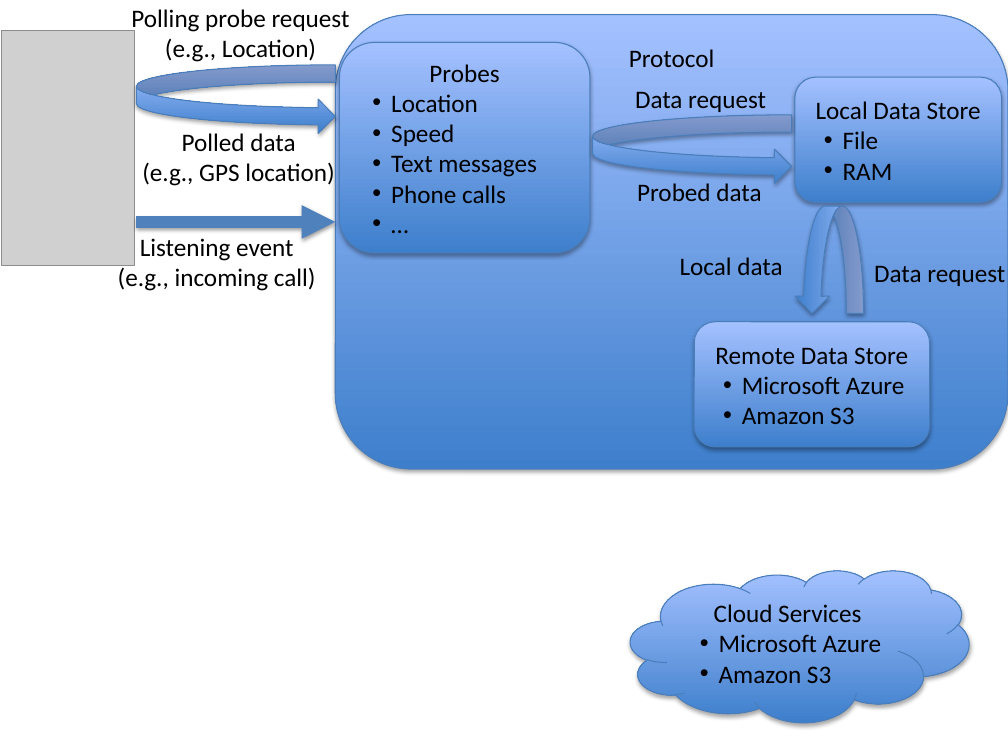
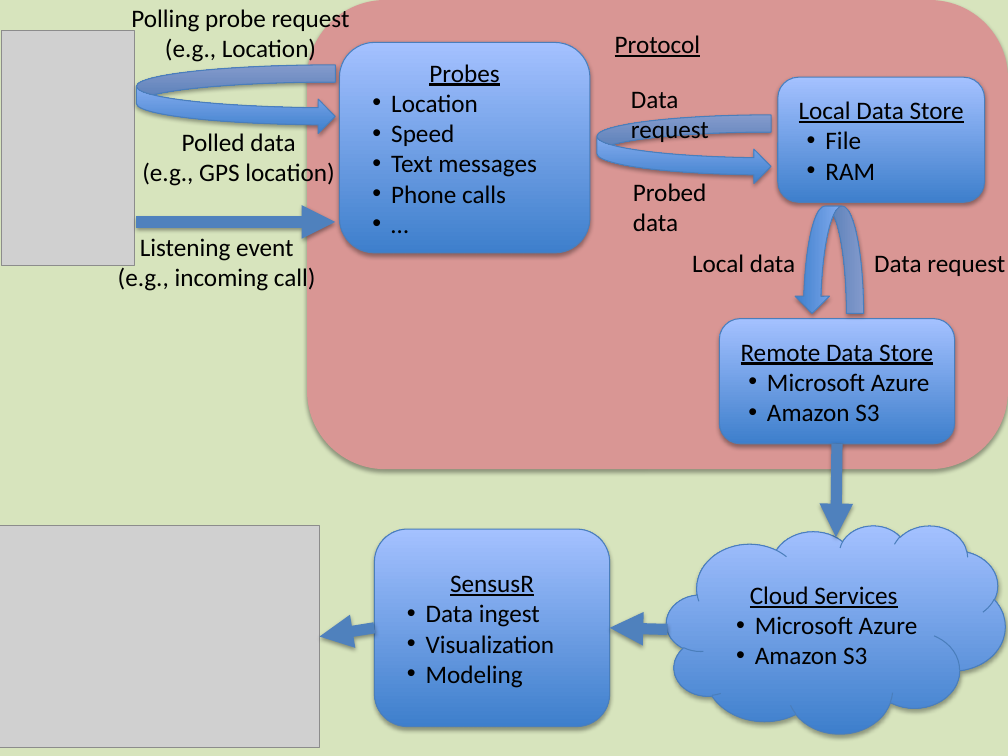
Before and after one commit to predictive-technology-laboratory/sensus, a slide deck: slide 1 of Architecture.pptx. Drawn at 1008x756 pixels with LibreOffice and Linux fonts; fonts in the diff are those of the drawing; grey boxes stand for pictures. Boxes give left, top, right and bottom in pixels: in the first picture for what was removed or moved away, otherwise in the second. Text is boxed around its words. In the diff, an @@ line names an element or a change of style, - is before the commit and + after.

```diff
--- a/Architecture.pptx
+++ b/Architecture.pptx
@@ background #FFFFFF to #D7E4BD @@
@@ rounded rectangle "Protocol": place and size @@
-rounded rectangle "Protocol" at (336, 15, 1008, 470)
+rounded rectangle "Protocol" at (307, 0, 1008, 469)
@@ rounded rectangle "Protocol" at (307, 0, 1008, 469): underline on; fill gradient #3F80CE to #A4C4FF to #D99694; outline #4B7EBC 0.75 pt to none @@
@@ text in rounded rectangle at (429, 64, 499, 86): underline on in "Probes" @@
@@ text "Data request" rewrapped from (635, 91, 766, 112) to (631, 92, 709, 145) @@
@@ rounded rectangle "Local Data Store": place and size @@
-rounded rectangle "Local Data Store" at (795, 78, 1002, 203)
+rounded rectangle "Local Data Store" at (778, 78, 985, 203)
@@ curved right arrow: place and size @@
-curved right arrow at (593, 115, 791, 183)
+curved right arrow at (597, 115, 771, 183)
@@ text in rounded rectangle at (799, 101, 964, 123): underline on in "Local Data Store" @@
@@ text "Probed data" rewrapped from (637, 183, 761, 201) to (633, 183, 707, 231) @@
@@ text "Local data": place and size @@
-text "Local data" at (680, 257, 782, 275)
+text "Local data" at (692, 254, 795, 272)
@@ text "Data request": place and size @@
-text "Data request" at (874, 266, 1005, 286)
+text "Data request" at (874, 256, 1005, 276)
@@ rounded rectangle "Remote Data Store": place and size @@
-rounded rectangle "Remote Data Store" at (695, 322, 929, 447)
+rounded rectangle "Remote Data Store" at (720, 319, 955, 444)
@@ text in rounded rectangle at (741, 344, 933, 365): underline on in "Remote Data Store" @@
@@ arrow added from (837, 444) to (836, 537), #4F81BD 8 pt @@
@@ picture added at (0, 525, 320, 748) @@
@@ rounded rectangle added at (374, 529, 609, 727), fill gradient #3F80CE to #A4C4FF, outline #4B7EBC 0.75 pt, 18 pt, text #000000 @@
+SensusR
+• Data ingest
+• Visualization
+• Modeling
@@ cloud "Cloud Services": place and size @@
-cloud "Cloud Services" at (630, 571, 969, 723)
+cloud "Cloud Services" at (666, 525, 1005, 734)
@@ text in cloud at (750, 586, 897, 608): underline on in "Cloud Services" @@
@@ arrow added from (374, 628) to (320, 637), #4F81BD 8 pt @@
@@ arrow added from (667, 629) to (610, 628), #4F81BD 8 pt @@
```
Also in this commit, not shown: 1 other file.
